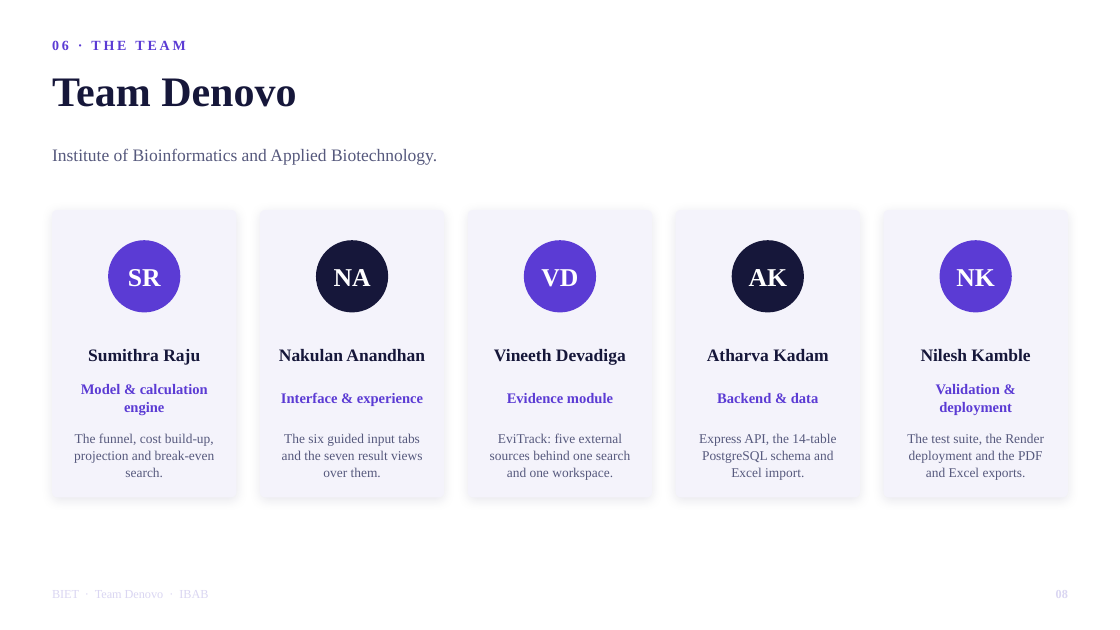
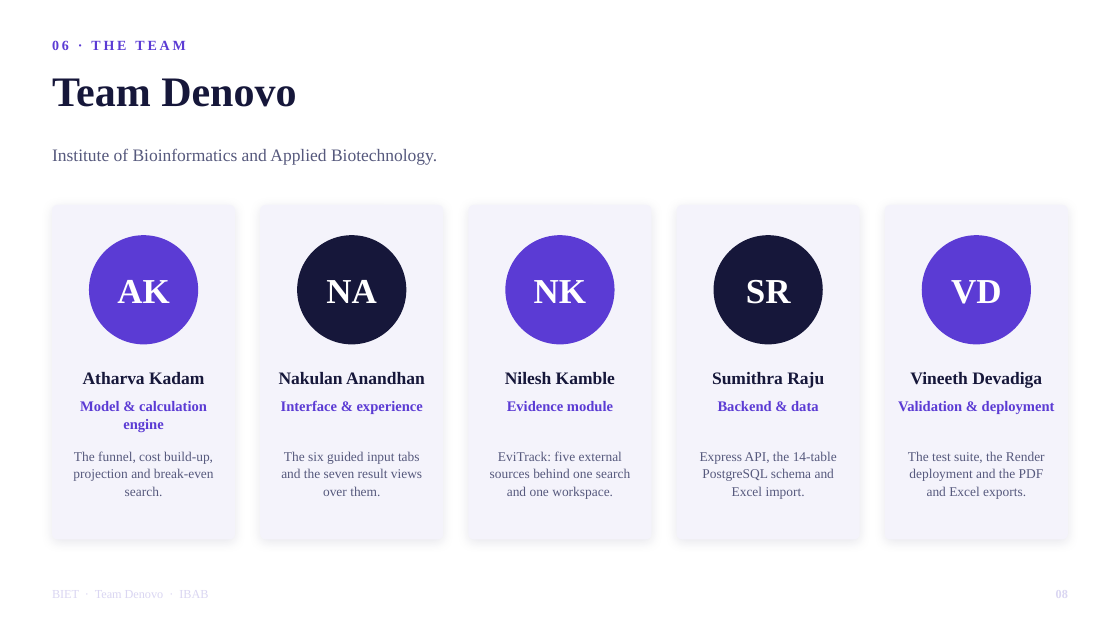
Before and after one commit to Sumithraju/early_stage_bia_react_node_postgres, a slide deck: slide 8 of docs/presentation/BIET-Denovo-10min.pptx. Drawn at 1120x630 pixels with LibreOffice and Linux fonts; fonts in the diff are those of the drawing. Boxes give left, top, right and bottom in pixels: in the first picture for what was removed or moved away, otherwise in the second. Text is boxed around its words. In the diff, an @@ line names an element or a change of style, - is before the commit and + after.

```diff
--- a/docs/presentation/BIET-Denovo-10min.pptx
+++ b/docs/presentation/BIET-Denovo-10min.pptx
@@ rounded rectangle: place and size @@
-rounded rectangle at box(52, 210, 236, 497)
+rounded rectangle at box(52, 205, 235, 539)
@@ rounded rectangle: place and size @@
-rounded rectangle at box(260, 210, 444, 497)
+rounded rectangle at box(260, 205, 444, 539)
@@ rounded rectangle: place and size @@
-rounded rectangle at box(468, 210, 652, 497)
+rounded rectangle at box(469, 205, 652, 539)
@@ proportions changed in 5 elements at box(52, 205, 235, 539), box(260, 205, 444, 539), box(469, 205, 652, 539), box(885, 205, 1068, 539), box(677, 205, 860, 539) @@
@@ rounded rectangle: place and size @@
-rounded rectangle at box(676, 210, 860, 497)
+rounded rectangle at box(677, 205, 860, 539)
@@ rounded rectangle: place and size @@
-rounded rectangle at box(884, 210, 1068, 497)
+rounded rectangle at box(885, 205, 1068, 539)
@@ rounded rectangle: place and size @@
-rounded rectangle at box(108, 240, 181, 313)
+rounded rectangle at box(89, 235, 198, 344)
@@ text "AK": place and size @@
-text "AK" at box(749, 269, 787, 286)
+text "AK" at box(117, 280, 169, 303)
@@ text "NA": place and size @@
-text "NA" at box(334, 269, 371, 286)
+text "NA" at box(326, 280, 377, 303)
@@ rounded rectangle: place and size @@
-rounded rectangle at box(316, 240, 388, 313)
+rounded rectangle at box(297, 235, 407, 344)
@@ size 22 to 30 pt in 5 elements at box(326, 280, 377, 303), box(746, 280, 791, 304), box(951, 280, 1002, 304), box(117, 280, 169, 303), box(534, 280, 586, 303) @@
@@ rounded rectangle: place and size @@
-rounded rectangle at box(524, 240, 597, 313)
+rounded rectangle at box(506, 235, 615, 344)
@@ text "NK": place and size @@
-text "NK" at box(956, 269, 994, 286)
+text "NK" at box(534, 280, 586, 303)
@@ rounded rectangle: place and size @@
-rounded rectangle at box(732, 240, 804, 313)
+rounded rectangle at box(714, 235, 823, 344)
@@ text "SR": place and size @@
-text "SR" at box(128, 269, 161, 287)
+text "SR" at box(746, 280, 791, 304)
@@ rounded rectangle: place and size @@
-rounded rectangle at box(940, 240, 1012, 313)
+rounded rectangle at box(922, 235, 1031, 344)
@@ text "VD": place and size @@
-text "VD" at box(541, 269, 578, 287)
+text "VD" at box(951, 280, 1002, 304)
@@ text "Atharva Kadam": place and size @@
-text "Atharva Kadam" at box(707, 349, 828, 361)
+text "Atharva Kadam" at box(83, 372, 204, 384)
@@ text "Nakulan Anandhan": place and size @@
-text "Nakulan Anandhan" at box(279, 349, 425, 361)
+text "Nakulan Anandhan" at box(279, 372, 425, 384)
@@ text "Nilesh Kamble": place and size @@
-text "Nilesh Kamble" at box(921, 349, 1030, 361)
+text "Nilesh Kamble" at box(505, 372, 615, 384)
@@ text "Sumithra Raju": place and size @@
-text "Sumithra Raju" at box(88, 349, 200, 365)
+text "Sumithra Raju" at box(712, 372, 824, 388)
@@ text "Vineeth Devadiga": place and size @@
-text "Vineeth Devadiga" at box(494, 349, 626, 365)
+text "Vineeth Devadiga" at box(910, 372, 1042, 388)
@@ text "Model & calculation engine": place and size @@
-text "Model & calculation engine" at box(81, 384, 208, 415)
+text "Model & calculation engine" at box(80, 401, 207, 432)
@@ text "Interface & experience": place and size @@
-text "Interface & experience" at box(281, 393, 423, 406)
+text "Interface & experience" at box(281, 401, 423, 414)
@@ text "Evidence module": place and size @@
-text "Evidence module" at box(507, 393, 613, 403)
+text "Evidence module" at box(507, 401, 613, 411)
@@ text "Backend & data": place and size @@
-text "Backend & data" at box(717, 393, 818, 403)
+text "Backend & data" at box(718, 401, 818, 411)
@@ text "Validation & deployment": place and size @@
-text "Validation & deployment" at box(936, 384, 1012, 415)
+text "Validation & deployment" at box(898, 401, 1055, 414)
@@ text "The funnel, cost build-up, projection ...": place and size @@
-text "The funnel, cost build-up, projection ..." at box(74, 433, 215, 477)
+text "The funnel, cost build-up, projection ..." at box(73, 451, 214, 496)
@@ text "The six guided input tabs ...": place and size @@
-text "The six guided input tabs ..." at box(282, 433, 422, 477)
+text "The six guided input tabs ..." at box(281, 451, 422, 496)
@@ text "EviTrack: five external sources behind ...": place and size @@
-text "EviTrack: five external sources behind ..." at box(490, 433, 630, 480)
+text "EviTrack: five external sources behind ..." at box(490, 451, 630, 499)
@@ vertical alignment middle to top in 10 elements at box(507, 401, 613, 411), box(80, 401, 207, 432), box(281, 401, 423, 414), box(898, 401, 1055, 414), box(718, 401, 818, 411), box(281, 451, 422, 496), box(908, 451, 1045, 499), box(73, 451, 214, 496), box(490, 451, 630, 499), box(700, 451, 837, 499) @@
@@ text "Express API, the 14-table PostgreSQL ...": place and size @@
-text "Express API, the 14-table PostgreSQL ..." at box(699, 433, 836, 480)
+text "Express API, the 14-table PostgreSQL ..." at box(700, 451, 837, 499)
@@ text "The test suite, the Render ...": place and size @@
-text "The test suite, the Render ..." at box(907, 433, 1044, 480)
+text "The test suite, the Render ..." at box(908, 451, 1045, 499)
```
Also in this commit, not shown: 1 other file.
